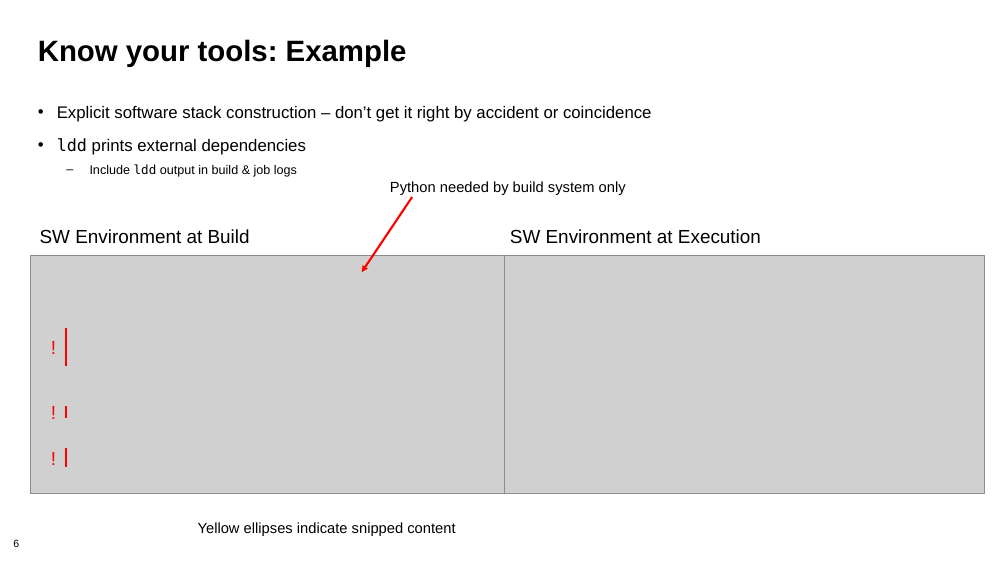
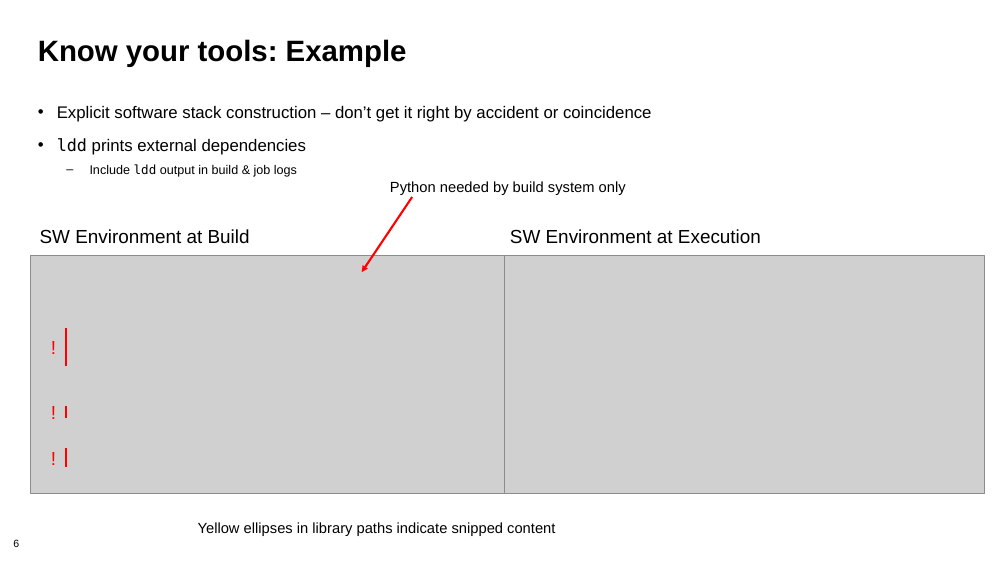
Before and after one commit to bssw-tutorial/presentations, a slide deck: slide 6 of computational-expts.pptx. Drawn at 1008x567 pixels with LibreOffice and Linux fonts; fonts in the diff are those of the drawing; grey boxes stand for pictures; background and template pictures are left out. Boxes give left, top, right and bottom in pixels: in the first picture for what was removed or moved away, otherwise in the second. Text is boxed around its words. In the diff, an @@ line names an element or a change of style, - is before the commit and + after.

```diff
--- a/computational-expts.pptx
+++ b/computational-expts.pptx
@@ text at (198, 522, 555, 536): text changed @@
-Yellow ellipses indicate snipped content
+Yellow ellipses in library paths indicate snipped content
```
Also in this commit, not shown: 2 other slides changed, 3 other files.
